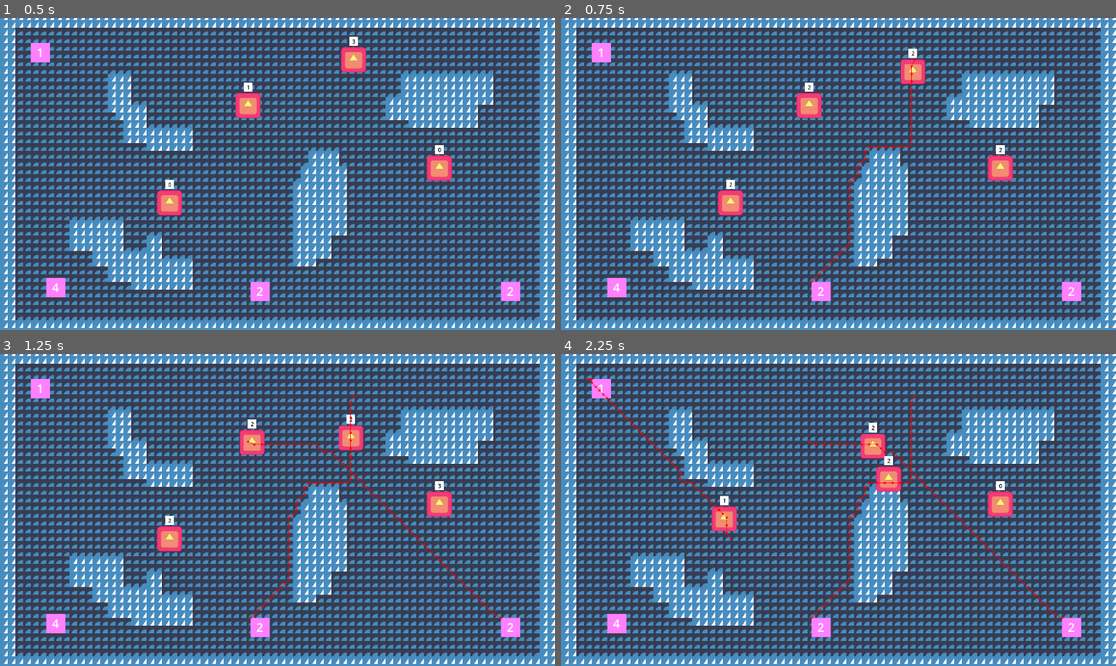
Above: before the commit, frames 1-4 (two rows, left to right).
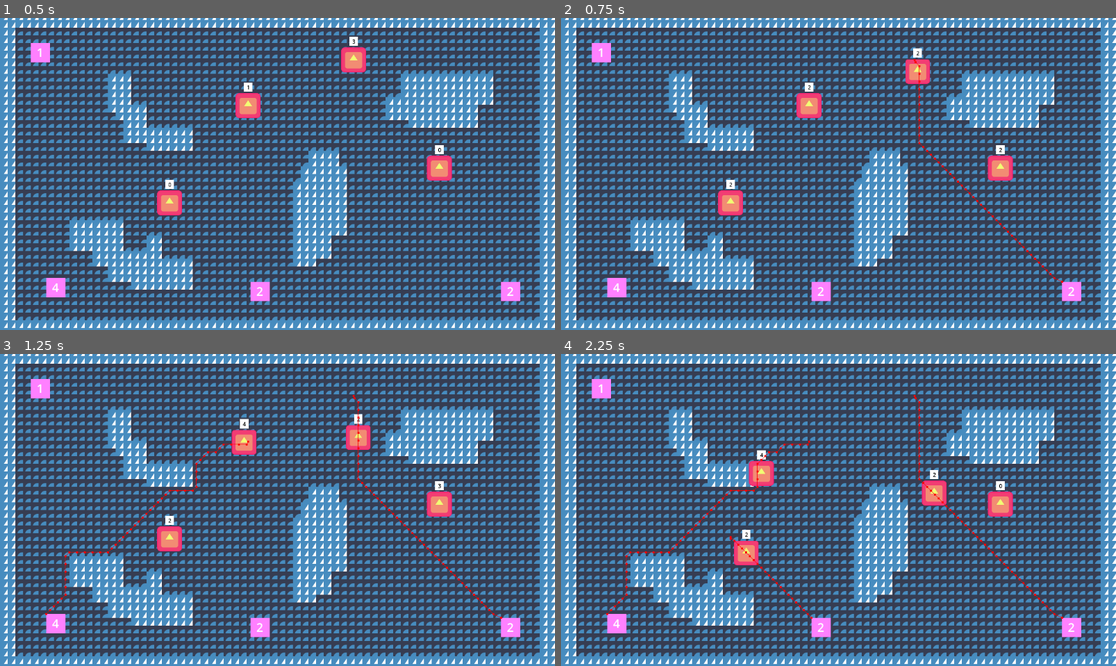
Above: after the commit, the same moments.

Repository: floriancaro/daycare_hell
Game: Godot game, scene res://scenes/main.tscn
Two runs of this game, one before a commit and one after it. Both use one fixed random seed, a clock stepped at 60 frames per second and the inputs below. The engine's default icon, where the game draws it, is replaced by a stand-in: a white triangle on a blue panel in a dark square.
Inputs:
- Up to frame 1 (0.5 s): no input
- Up to frame 2 (0.75 s): tap Enter at 0.5 s
- Up to frame 3 (1.25 s): no input
- Up to frame 4 (2.25 s): no input

Frame 1 is identical in both runs. In frame 2, 0.7% of the frame differs, in the area x 44-91%, y 9-85%; in frame 3, 1.4%; in frame 4, 3.1%, in the area x 4-70%, y 7-85%.

Commit message:
add baby manager

Diff:
--- /dev/null
+++ b/scenes/baby_manager.gd
@@ -0,0 +1,18 @@
+extends Node
+
+@onready var targets = get_tree().get_nodes_in_group("targets")
+
+
+func get_target(curr_target):
+	# get available targets
+	if curr_target:
+		curr_target.occupancy -= 1
+	var available_targets = []
+	for target in targets:
+		if target.occupancy < 2:
+			available_targets.append(target)
+	# chose random target
+	var rng: RandomNumberGenerator = RandomNumberGenerator.new()
+	var i: int = rng.randi_range(0, len(available_targets)-1)
+	available_targets[i].occupancy += 1
+	return available_targets[i]
--- a/scenes/main.tscn
+++ b/scenes/main.tscn
@@ -1,5 +1,6 @@
-[gd_scene load_steps=7 format=3 uid="uid://c8h025ptrrj87"]
-
+[gd_scene load_steps=8 format=3 uid="uid://c8h025ptrrj87"]
+
+[ext_resource type="Script" path="res://scenes/baby_manager.gd" id="1_2epic"]
 [ext_resource type="Texture2D" uid="uid://uexs11byfb2" path="res://assets/icon.svg" id="1_020dq"]
 [ext_resource type="PackedScene" uid="uid://bnfcjwohqdh4h" path="res://scenes/target.tscn" id="2_1q537"]
 [ext_resource type="PackedScene" uid="uid://dno2tvbw43lh5" path="res://scenes/baby.tscn" id="3_upyu1"]
@@ -215,6 +216,10 @@
 
 [node name="Main" type="Node"]
 
+[node name="BabyManager" type="Node" parent="."]
+unique_name_in_owner = true
+script = ExtResource("1_2epic")
+
 [node name="World" type="Node2D" parent="."]
 
 [node name="TileMap" type="TileMap" parent="World"]
--- a/scripts/baby.gd
+++ b/scripts/baby.gd
@@ -7,6 +7,8 @@
 @onready var switch_timer: Timer = $SwitchTimer
 @onready var thinking_bubble: ColorRect = $ThinkingBubble
 @onready var label: Label = $ThinkingBubble/Label
+
+@onready var baby_manager: Node = %BabyManager
 
 @export var accel = 9
 
@@ -44,32 +46,7 @@
 
 
 func choose_target():
-	# get all targets
-	var targets = get_tree().get_nodes_in_group("targets")
-
-	# chose random target
-	var rng: RandomNumberGenerator = RandomNumberGenerator.new()
-	var i: int = rng.randi_range(0, len(targets)-1)
-	var chosen_target = targets[i]
-
-	## check if already chosen by other baby
-	#if chosen_target.is_chosen:
-		#pass
-	#else:
-		#return chosen_target
-	return chosen_target
-
-
-func find_closest_target():
-	var targets = get_tree().get_nodes_in_group("targets")
-	# start with first target as closest
-	var nearest_target = targets[0]
-
-	# look through spawn nodes to see if any are closer
-	for t in targets:
-		if t.global_position.distance_to(self.global_position) < nearest_target.global_position.distance_to(self.global_position):
-			nearest_target = t
-	return nearest_target
+	return baby_manager.get_target(target)
 
 
 func _on_timer_timeout():
--- a/scripts/target.gd
+++ b/scripts/target.gd
@@ -3,5 +3,8 @@
 @onready var label: Label = $Label
 @export var text = "1"
 
+var occupancy: int
+
 func _ready():
 	label.text = text
+	occupancy = 0
